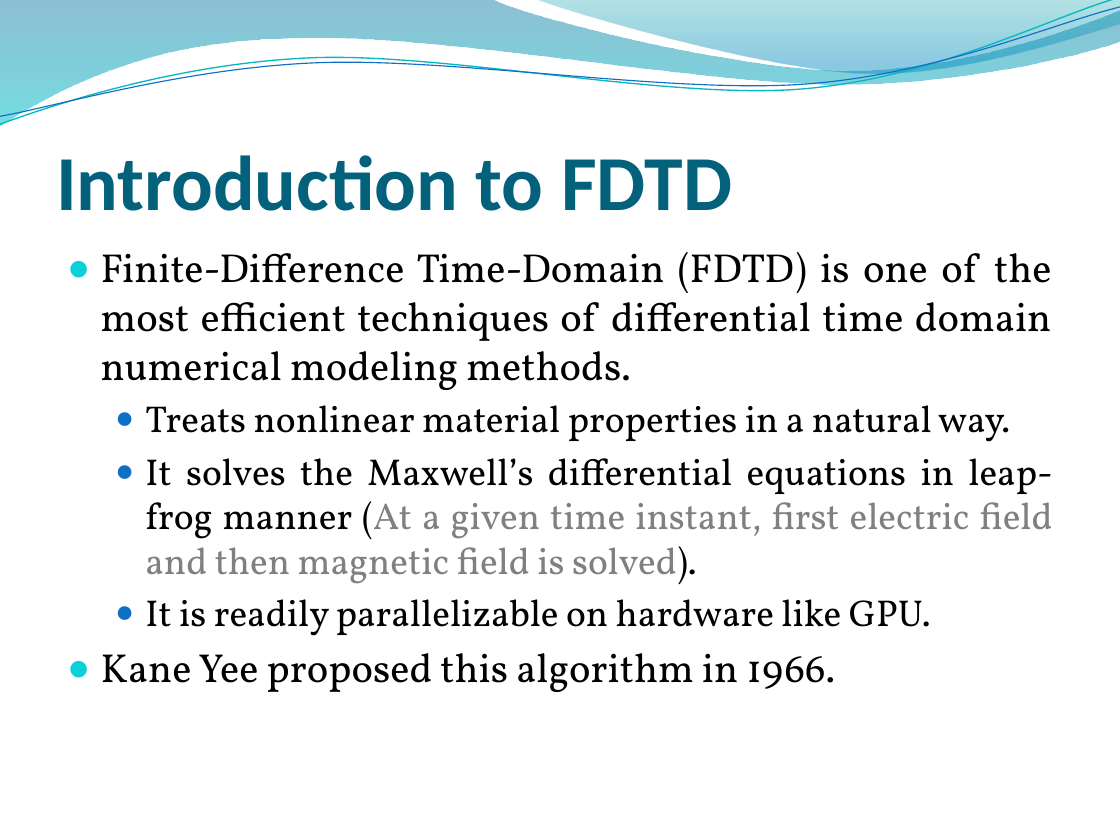
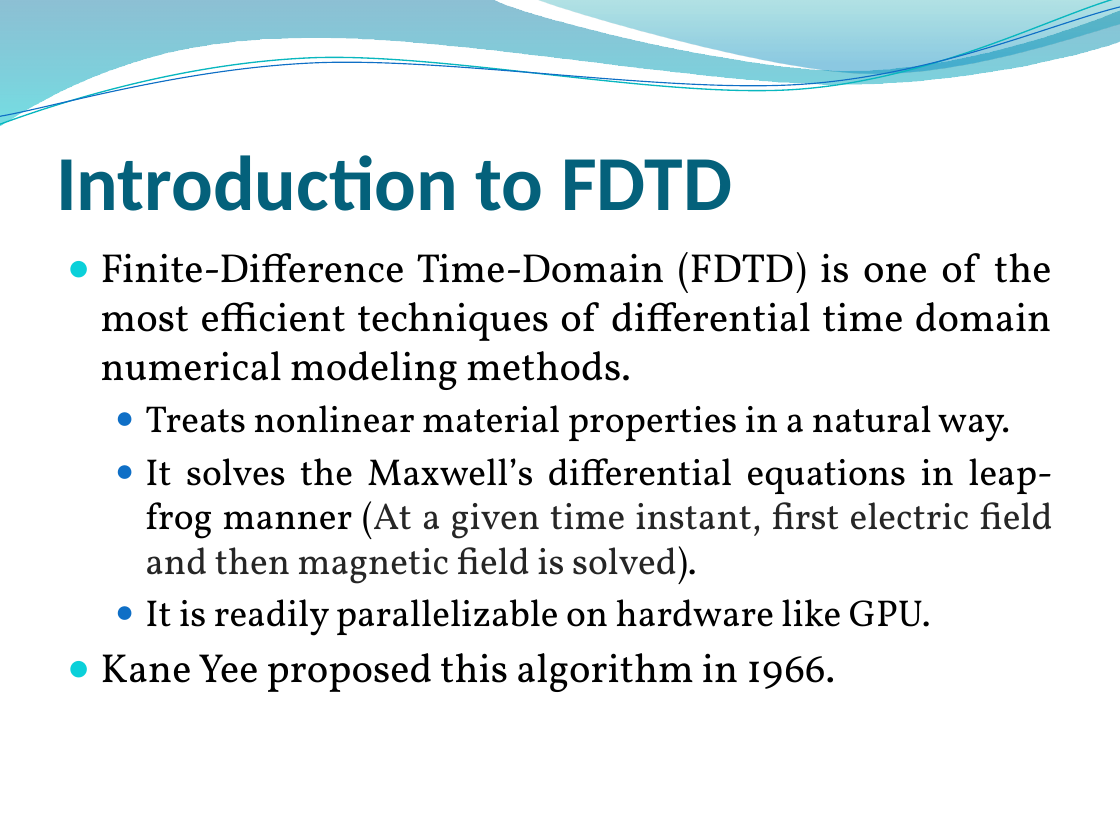
Before and after one commit to junaidnasir/gpu-em-nim, a slide deck: slide 3 of junaid_presentation_v1.pptx. Drawn at 1120x840 pixels with LibreOffice and Linux fonts; fonts in the diff are those of the drawing; background and template pictures are left out. Boxes give left, top, right and bottom in pixels: in the first picture for what was removed or moved away, otherwise in the second. Text is boxed around its words. In the diff, an @@ line names an element or a change of style, - is before the commit and + after.

```diff
--- a/junaid_presentation_v1.pptx
+++ b/junaid_presentation_v1.pptx
@@ text at (145, 458, 1053, 584): text colour #808080 to #262626 in "(At a given time instant, first electric ..." @@
```
Also in this commit, not shown: 4 other slides changed, 1 slide removed.
